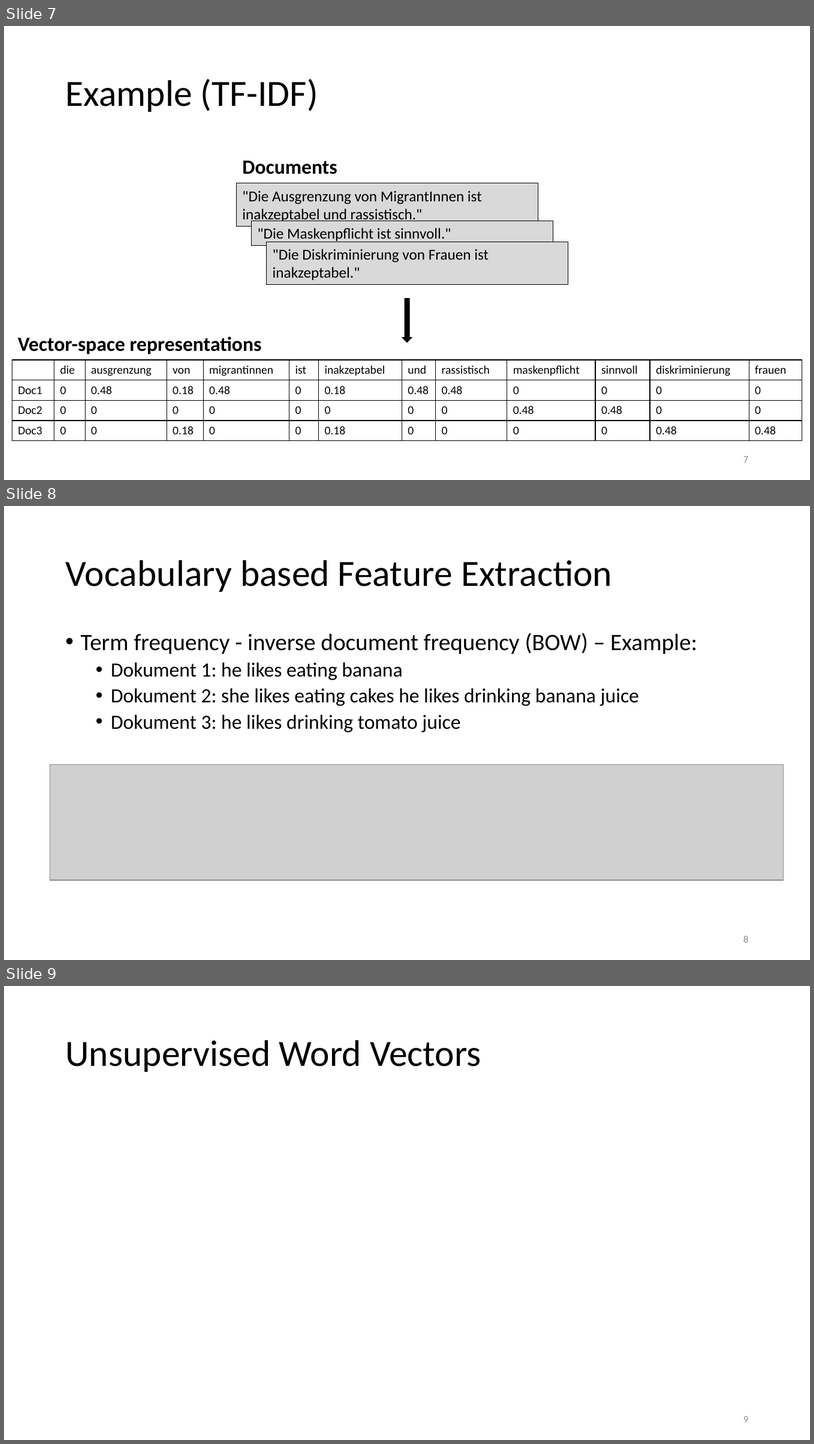
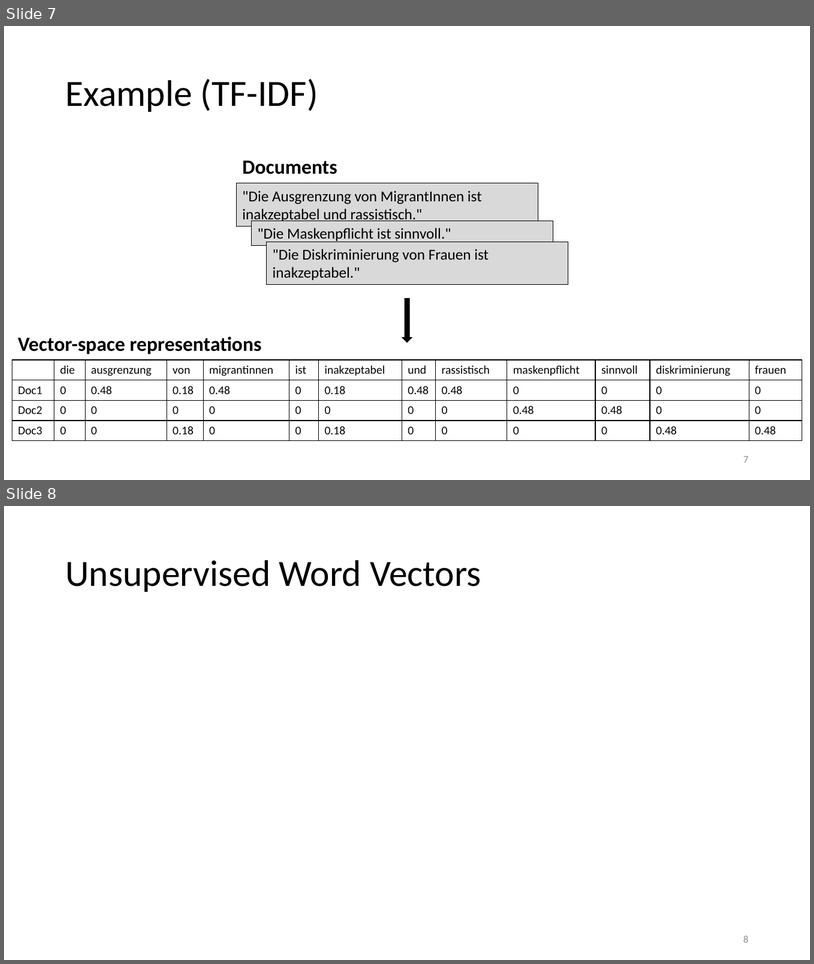
Before and after one commit to lisa-wm/consulting, a slide deck: 5_seminar/Contents_Part_03/Präsentation_Teil3.pptx. Shown one above the other, each under a label of ours: slides 7, 8 and 9 before the commit, slides 7 and 8 after it. The pictures are 814x1444 and 814x964 pixels, drawn with LibreOffice and Linux fonts; fonts in the diff are those of the drawing; grey boxes stand for pictures. Boxes give left, top, right and bottom in pixels: in the first picture for what was removed or moved away, otherwise in the second. Text is boxed around its words. In the diff, an @@ line names an element or a change of style, - is before the commit and + after.

Commit message:
update part 3

```diff
--- a/5_seminar/Contents_Part_03/Präsentation_Teil3.pptx
+++ b/5_seminar/Contents_Part_03/Präsentation_Teil3.pptx
@@ slide 8 removed at [4, 506, 810, 960], background #FFFFFF @@
@@ title removed at [65, 560, 612, 592] @@
-Vocabulary based Feature Extraction
@@ text removed at [81, 633, 698, 732] @@
-• Term frequency - inverse document frequency (BOW) – Example:
-  • Dokument 1: he likes eating banana
-  • Dokument 2: she likes eating cakes he likes drinking banana juice
-  • Dokument 3: he likes drinking tomato juice
@@ picture removed at [50, 765, 785, 880] @@
@@ page number removed at [744, 935, 749, 942] @@
-8
@@ what was slide 9 is now slide 8 @@
@@ page number at [744, 935, 749, 942]: text changed @@
-9
+8
```
